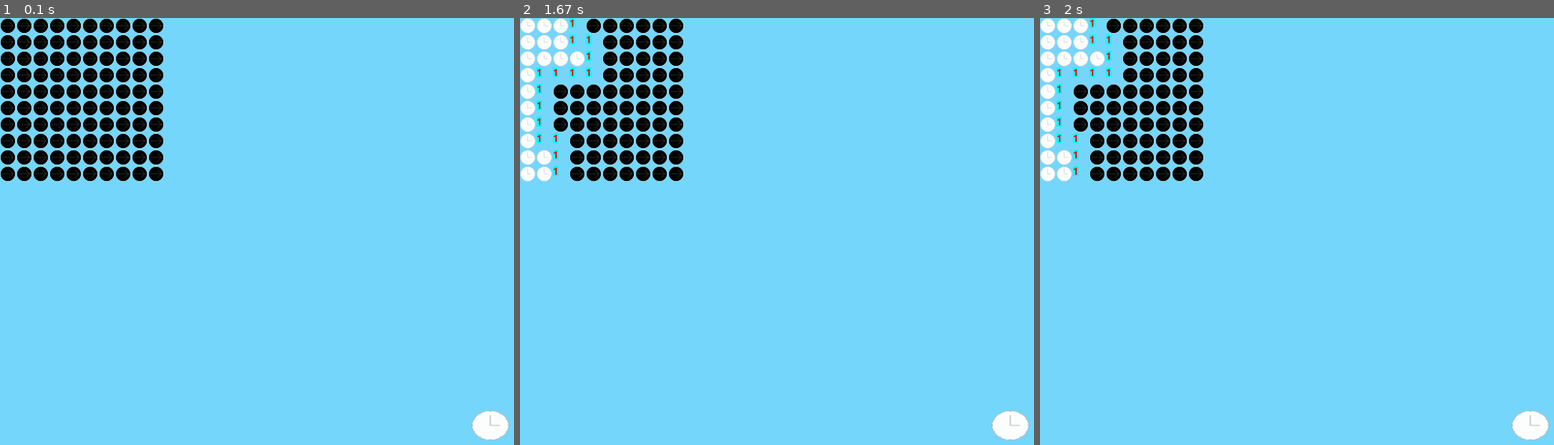
Above: before the commit, frames 1-3 (left to right).
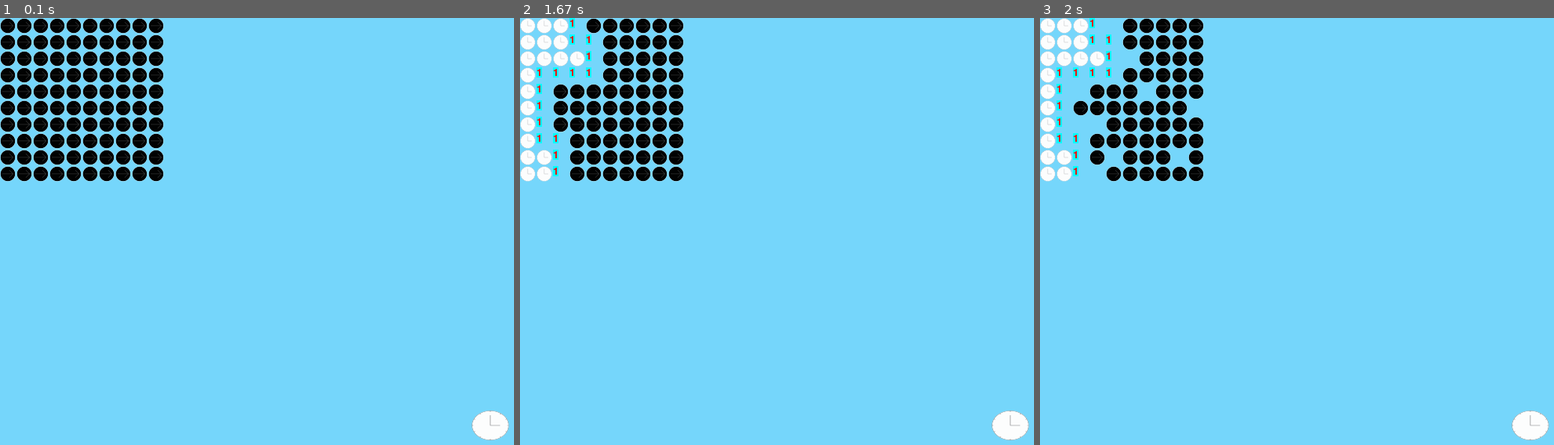
Above: after the commit, the same moments.

Repository: DevSum/minesweeper
Game: pygame game, started from game_controller.py
Two runs of this game, one before a commit and one after it. Both use one fixed random seed, a clock stepped at 60 frames per second and the inputs below.
Inputs (mouse positions are in pixels of both pictures, inside the frame that each line leads up to):
- Up to frame 1 (0.1 s): no input
- Up to frame 2 (1.67 s): click (530, 26) at 0.38 s
- Up to frame 3 (2 s): click (1081, 90) at 1.72 s

Frames 1-2 are identical in both runs. In frame 3, 0.8% of the frame differs, in the area x 6-32%, y 0-39%.

Commit message:
refactor: GridState

Diff:
--- a/component/grid.py
+++ b/component/grid.py
@@ -1,6 +1,7 @@
 import pygame
 
 from component.button import Button
+from minesweeper_game.grid import GridState
 
 
 class GridComponent(Button):
@@ -18,10 +19,11 @@
         self.white_face = white
 
     def draw(self, screen: pygame.Surface):
-        if self.grid.get_number() < 0:
+        state: GridState = self.grid.getState()
+        if state == GridState.CLOSED:
             screen.blit(self.black_face, (self.left, self.top))
-        elif self.grid.get_number() == 0:
+        elif state == GridState.ZERO:
             screen.blit(self.white_face, (self.left, self.top))
-        else:
+        elif state == GridState.NUMBER:
             font_face = pygame.font.SysFont('宋体', 20)
             screen.blit(font_face.render('1', True, (255, 0, 0), (0, 255, 255)), (self.left, self.top))
--- a/minesweeper_game/board.py
+++ b/minesweeper_game/board.py
@@ -19,6 +19,7 @@
         return self.board[row][col]
 
     def generate_mine(self, mine_count: int):
+        bomb_positions = []
         for i in range(mine_count):
             row = random.randint(0, self.row_n - 1)
             col = random.randint(0, self.col_n - 1)
@@ -27,6 +28,8 @@
                 col = random.randint(0, self.col_n - 1)
 
             self.get_grid(row, col).set_mine(True)
+            bomb_positions.append((row, col))
+        return bomb_positions
 
     def new_game(self, mine_count: int):
         self.refresh_grid()
--- a/minesweeper_game/game.py
+++ b/minesweeper_game/game.py
@@ -1,4 +1,5 @@
 from minesweeper_game.board import Board
+from minesweeper_game.grid import GridState
 
 
 class Game:
@@ -9,15 +10,18 @@
         self.gaming = False
         self.opened_grid = [[False for _ in range(self.col_n)] for _ in range(self.row_n)]
         self.board = Board(self.row_n, self.col_n)
+        self.bomb_list = []
 
     def new_game(self):
         self.board.refresh_grid()
-        self.board.generate_mine(self.mine_count)
+        self.bomb_list = self.board.generate_mine(self.mine_count)
         self.opened_grid = [[False for _ in range(self.col_n)] for _ in range(self.row_n)]
         self.gaming = True
 
     def game_over(self):
         self.gaming = False
+        for bomb in self.bomb_list:
+            self.board.get_grid(bomb[0], bomb[1]).setState(GridState.BOMB)
 
     def open(self, row: int, col: int):
         if not self.gaming:
@@ -33,9 +37,12 @@
             return True
 
         mine_neighbor = self.get_neighbor(row, col)
-        self.board.get_grid(row, col).set_number(mine_neighbor)
         if mine_neighbor == 0:
             self.open_neighbor(row, col)
+            self.board.get_grid(row, col).setState(GridState.ZERO)
+        else:
+            self.board.get_grid(row, col).setState(GridState.NUMBER)
+            self.board.get_grid(row, col).set_number(mine_neighbor)
 
     def get_neighbor(self, row, col):
         mine_count: int = 0
--- a/minesweeper_game/grid.py
+++ b/minesweeper_game/grid.py
@@ -1,8 +1,20 @@
+from enum import Enum
+
+
+class GridState(Enum):
+    CLOSED = 0,
+    NUMBER = 1,
+    BOMB = 2,
+    FLAG = 3,
+    ZERO = 4,
+
+
 class Grid:
     def __init__(self, row: int, col: int, mine: bool = False, flag: bool = False):
-        self.number = -1
+        self.number = 0
         self.row = row
         self.col = col
+        self.state = GridState.CLOSED
         self.mine = mine
         self.flag = flag
 
@@ -19,6 +31,13 @@
         return self.number
 
     def new(self):
-        self.number = -1
+        self.state = GridState.CLOSED
+        self.number = 0
         self.flag = False
         self.mine = False
+
+    def setState(self, state: GridState):
+        self.state = state
+
+    def getState(self):
+        return self.state
